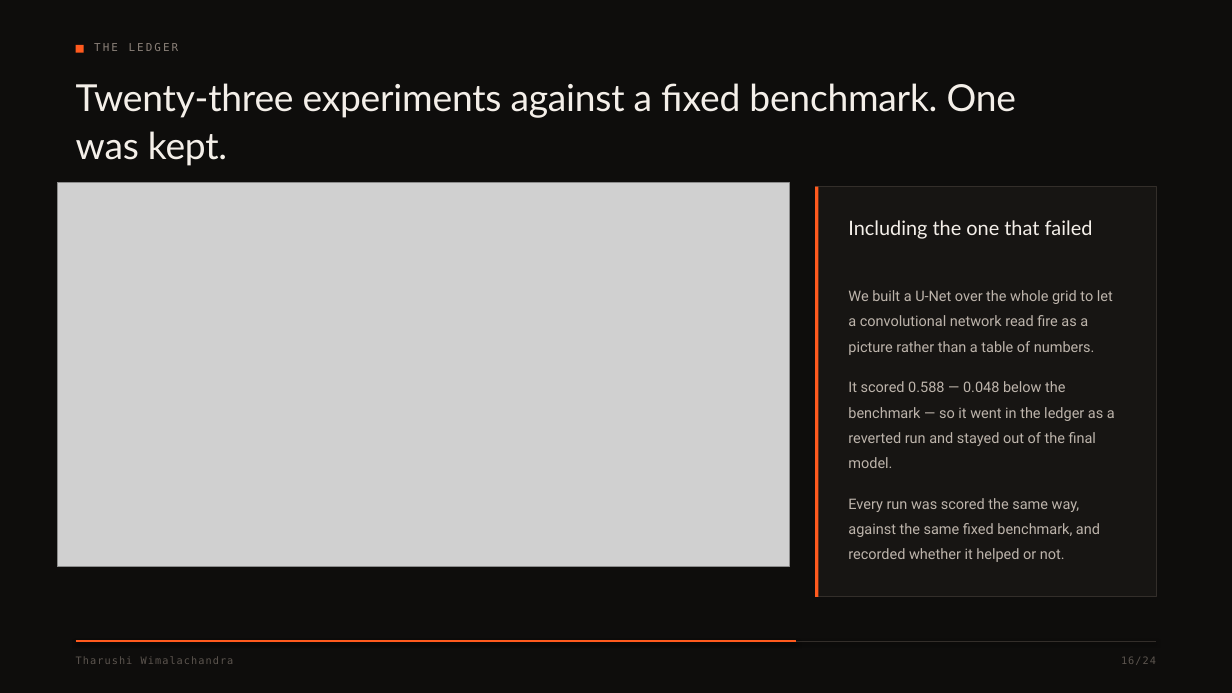
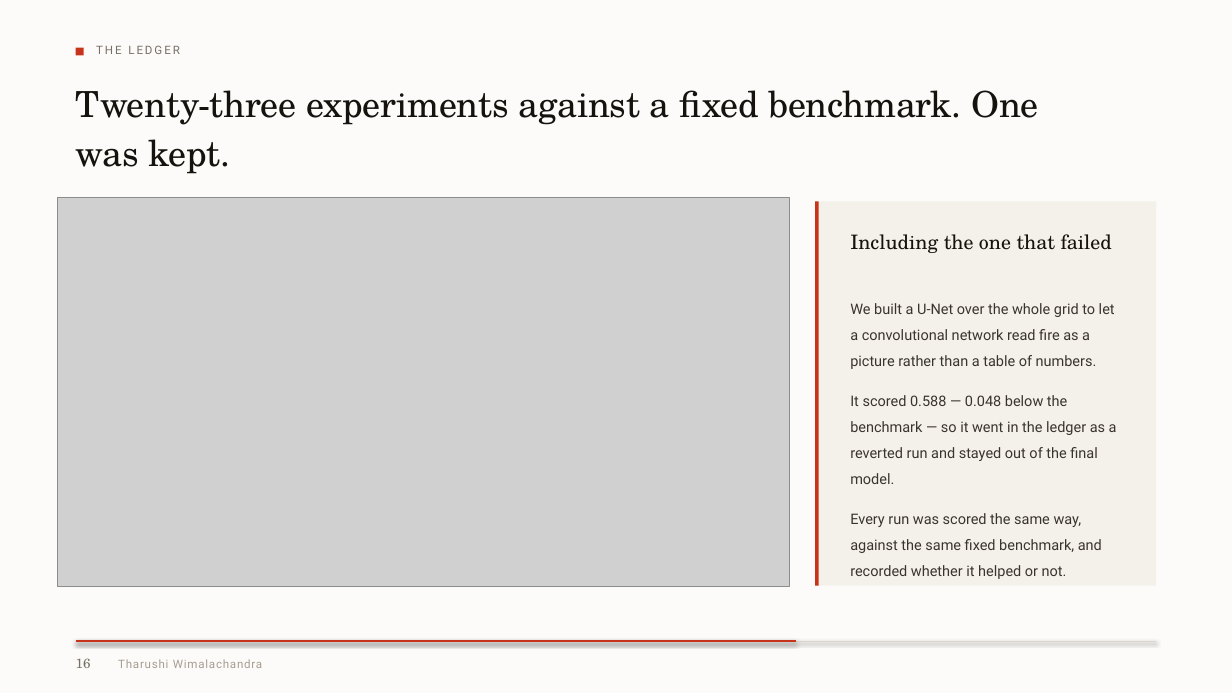
Before and after one commit to harshrastogii/PYRANTIS, a slide deck: slide 16 of reports/PYRANTIS_presentation_redesigned.pptx. Drawn at 1232x693 pixels with LibreOffice and Linux fonts; fonts in the diff are those of the drawing; grey boxes stand for pictures. Boxes give left, top, right and bottom in pixels: in the first picture for what was removed or moved away, otherwise in the second. Text is boxed around its words. In the diff, an @@ line names an element or a change of style, - is before the commit and + after.

```diff
--- a/reports/PYRANTIS_presentation_redesigned.pptx
+++ b/reports/PYRANTIS_presentation_redesigned.pptx
@@ background #0E0D0C to #FCFBF9 @@
@@ rectangle moved from (x1=76, y1=44, x2=84, y2=53) to (x1=76, y1=48, x2=84, y2=56) @@
@@ rectangle at (x1=76, y1=48, x2=84, y2=56): fill #FF5A1E to #C8341B @@
@@ text "THE LEDGER" at (x1=96, y1=45, x2=180, y2=54): size 8.5 to 9 pt, font DejaVu Sans Mono to Roboto, text colour #8A8078 to #787066, letter spacing 1.6 to 1.5 pt @@
@@ text "Twenty-three experiments against a fixed ..." at (x1=76, y1=90, x2=1038, y2=174): size 29 to 28 pt, font Lato to TeX Gyre Schola, text colour #F4EFE9 to #16130F, letter spacing -0.2 to -0.1 pt; line spacing 1.06 to 1.14 @@
@@ picture resized from (x1=57, y1=183, x2=789, y2=567) to (x1=57, y1=198, x2=789, y2=587) @@
@@ rectangle at (x1=815, y1=201, x2=819, y2=586): fill #FF5A1E to #C8341B @@
@@ rectangle resized from (x1=815, y1=187, x2=1156, y2=597) to (x1=815, y1=201, x2=1156, y2=586) @@
@@ rectangle at (x1=815, y1=201, x2=1156, y2=586): fill #171513 to #F4F1EB; outline #332E2A 0.75 pt to none @@
@@ rectangle resized from (x1=815, y1=187, x2=819, y2=597) to (x1=815, y1=201, x2=819, y2=586) @@
@@ text "Including the one that failed" moved from (x1=848, y1=220, x2=1093, y2=239) to (x1=850, y1=234, x2=1112, y2=253) @@
@@ text "Including the one that failed" at (x1=850, y1=234, x2=1112, y2=253): font Lato to TeX Gyre Schola, text colour #F4EFE9 to #16130F; line spacing 1.12 to 1.16 @@
@@ text "We built a U-Net over ..." moved from (x1=848, y1=290, x2=1115, y2=562) to (x1=850, y1=303, x2=1117, y2=579) @@
@@ text "We built a U-Net over ..." at (x1=850, y1=303, x2=1117, y2=579): text colour #BDB4AB to #3A342E; line spacing 1.46 to 1.48 @@
@@ line (76, 641) - (1156, 641): stroke #332E2A 0.9 pt to #DCD5CA 0.9 pt @@
@@ line (76, 641) - (797, 641): stroke #FF5A1E 1.6 pt to #C8341B 1.4 pt @@
@@ text at (x1=76, y1=658, x2=91, y2=668): text changed; size 8 to 10.5 pt; font DejaVu Sans Mono to TeX Gyre Schola; text colour #5C554F to #787066 @@
-16/24
+16
@@ text "Tharushi Wimalachandra" moved from (x1=76, y1=654, x2=630, y2=675) to (x1=118, y1=659, x2=262, y2=668) @@
@@ text "Tharushi Wimalachandra" at (x1=118, y1=659, x2=262, y2=668): size 8 to 9 pt, font DejaVu Sans Mono to Roboto, text colour #5C554F to #A79D91, letter spacing 0.8 to 0.6 pt @@
```
Also in this commit, not shown: 23 other slides changed, 3 other files.
